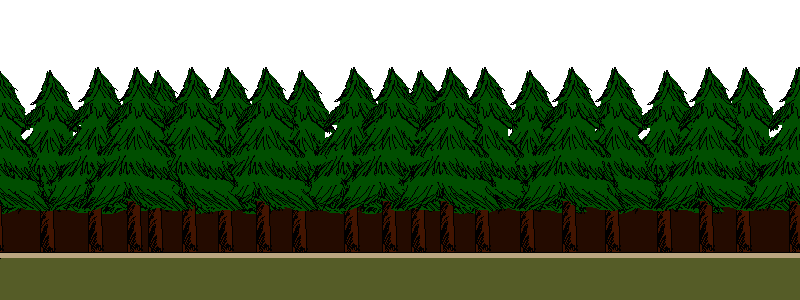
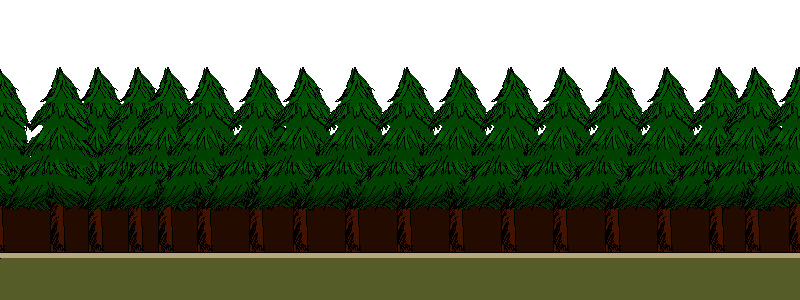
Revision of a layered 800×300 image; what changed, layer by layer:
painted on "Floated Layer" over [740,74,800,211]
removed layer "Pasted Layer #1" over [0,71,52,252]
renamed "Pasted Layer copy #9" to "orig colour copy", painted on it over [0,67,800,252]
removed layer "Pasted Layer copy #8" over [390,67,507,252]
removed layer "Pasted Layer copy #7" over [332,67,449,252]
removed layer "Pasted Layer copy #6" over [77,67,194,252]
removed layer "Pasted Layer copy #5" over [132,67,249,252]
removed layer "Pasted Layer copy #4" over [206,67,323,252]
removed layer "Pasted Layer copy #3" over [512,67,629,252]
removed layer "Pasted Layer copy" over [686,67,800,252]
removed layer "Pasted Layer" over [168,67,672,252]
renamed "Pasted Layer copy #1" to "orig colour copy #1", moved it above "orig penc", painted on it over [0,69,587,252]
renamed "Layer #3" to "orig colour", painted on it over [39,69,155,252]
removed layer "Pasted Layer copy #2" over [607,70,724,252]
